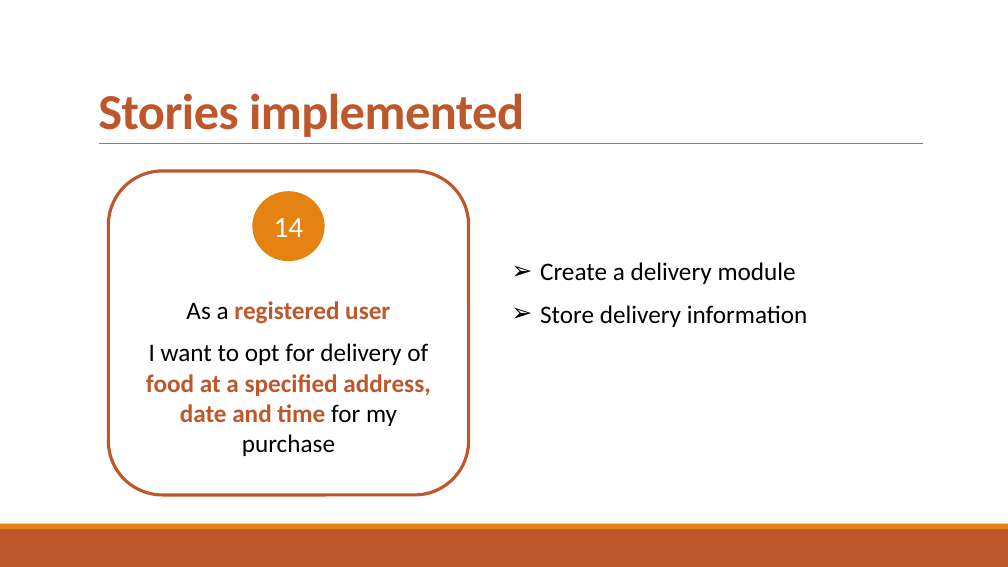
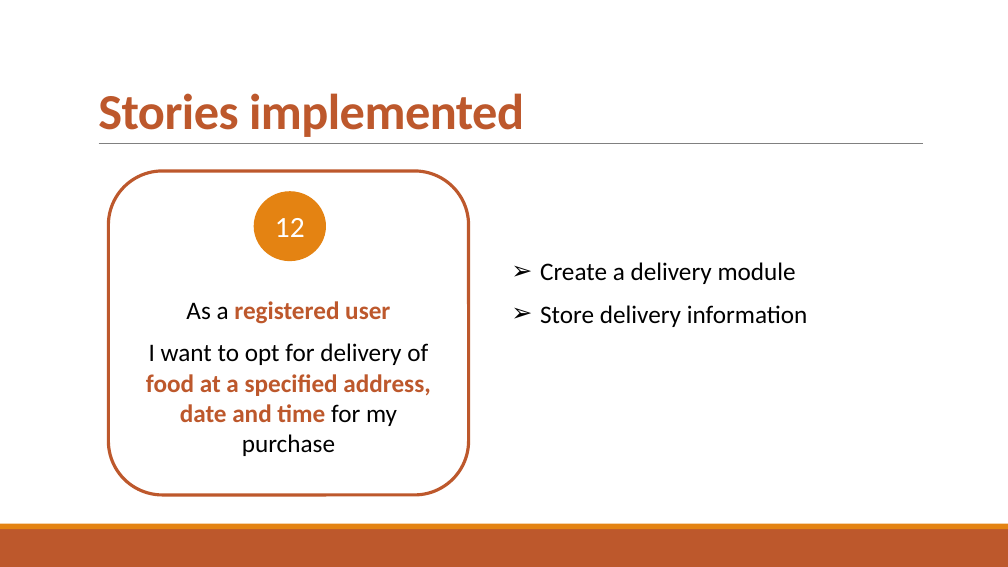
Before and after one commit to djemar/se2-2021-04-SPG, a slide deck: slide 5 of docs/sprint4/Presentation_SPG_Sprint4.pptx. Drawn at 1008x567 pixels with LibreOffice and Linux fonts; fonts in the diff are those of the drawing. Boxes give left, top, right and bottom in pixels: in the first picture for what was removed or moved away, otherwise in the second. Text is boxed around its words. In the diff, an @@ line names an element or a change of style, - is before the commit and + after.

```diff
--- a/docs/sprint4/Presentation_SPG_Sprint4.pptx
+++ b/docs/sprint4/Presentation_SPG_Sprint4.pptx
@@ text in ellipse at bbox=[275, 218, 305, 237]: text changed @@
-14
+12
```
Also in this commit, not shown: 3 other slides changed, 1 slide added, 1 slide removed, 1 other file.
